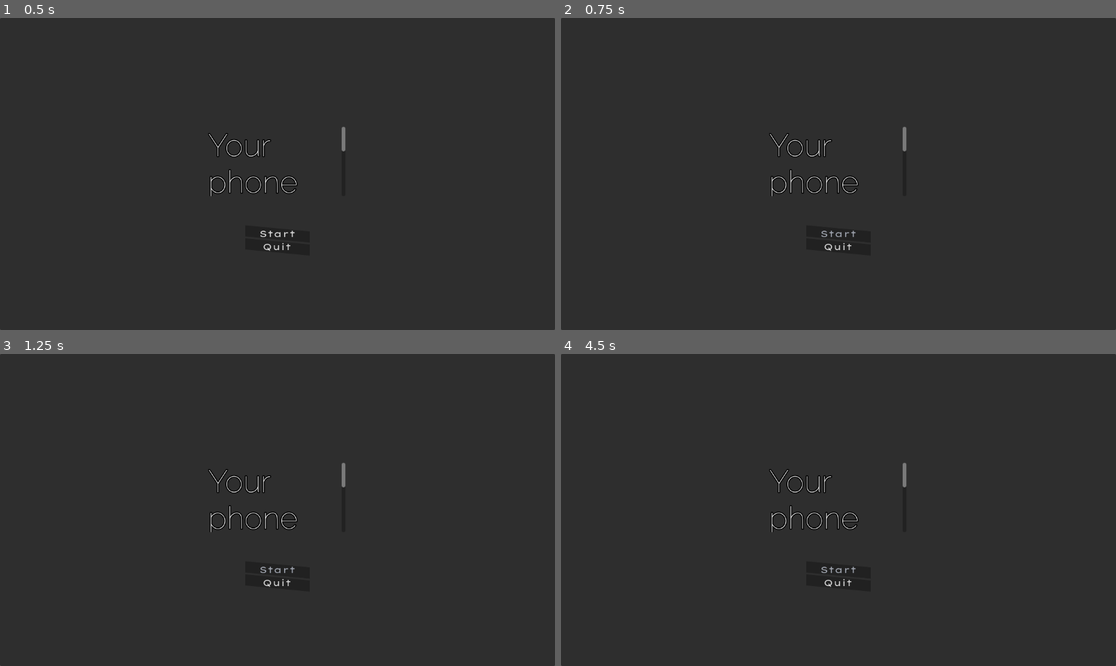
Above: before the commit, frames 1-4 (two rows, left to right).
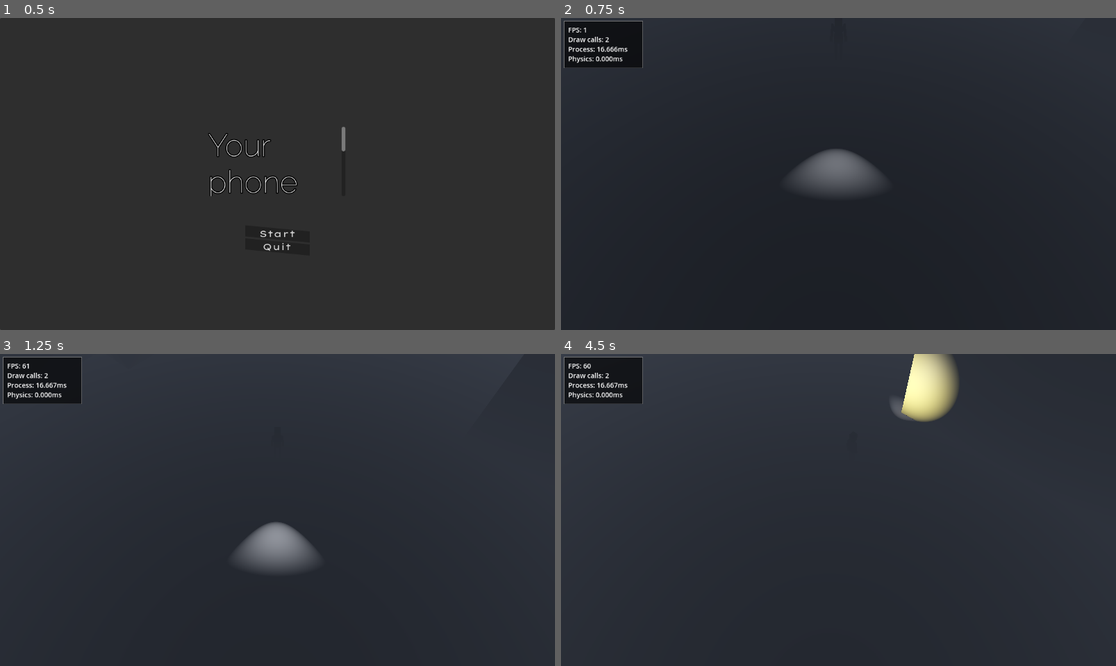
Above: after the commit, the same moments.

Repository: whattheheckman/cppHalloweenJam
Game: Godot game, scene res://ui/winlose/lose.tscn
Two runs of this game, one before a commit and one after it. Both use one fixed random seed, a clock stepped at 60 frames per second and the inputs below. This scene is started directly instead of the project's main scene. A sky picture missing from this copy of the repository is replaced by a grey-blue gradient.
Inputs (mouse positions are in pixels of both pictures, inside the frame that each line leads up to):
- Up to frame 1 (0.5 s): no input
- Up to frame 2 (0.75 s): click "Start" at 0.5 s
- Up to frame 3 (1.25 s): no input
- Up to frame 4 (4.5 s): click (838, 569) at 1.25 s, where only the run before the commit has a clickable "Start"; tap Enter at 2 s; hold D (right) 2.03-2.78 s; hold S (back) 2.78-3.53 s; hold D (right) 3.53-4.28 s; hold W (forward) from 4.28 s (still down)

Frame 1 is identical in both runs. In frame 2, 4.0% of the frame differs, in the area x 0-100%, y 0-100%; in frame 3, 4.4%; in frame 4, 4.7%.

Commit message:
add lose logic

Diff:
--- a/entities/player/scripts/player_base.gd
+++ b/entities/player/scripts/player_base.gd
@@ -18,7 +18,8 @@
 	character_movement(delta)
 	battery_left = ((($Timer.time_left/6000) / 10) * .2)
 	print_debug(battery_left)
-
+	if battery_left <= 0:
+		get_tree().change_scene_to_file("res://ui/winlose/lose.tscn")
 
 func character_movement(delta: float) -> void:
 	# Add the gravity.
--- /dev/null
+++ b/ui/winlose/lose.gd
@@ -0,0 +1,19 @@
+extends Control
+
+
+# Called when the node enters the scene tree for the first time.
+func _ready():
+	pass # Replace with function body.
+
+
+# Called every frame. 'delta' is the elapsed time since the previous frame.
+func _process(delta):
+	pass
+
+
+func _on_start_button_pressed():
+	get_tree().change_scene_to_file("res://levels/suites_level.tscn")
+
+
+func _on_quit_button_pressed():
+	get_tree().quit()
--- a/ui/winlose/lose.tscn
+++ b/ui/winlose/lose.tscn
@@ -1,5 +1,6 @@
-[gd_scene load_steps=2 format=3 uid="uid://5b082piuxqtx"]
+[gd_scene load_steps=3 format=3 uid="uid://5b082piuxqtx"]
 
+[ext_resource type="Script" path="res://ui/winlose/lose.gd" id="1_l0lp3"]
 [ext_resource type="Theme" uid="uid://bclkewcho4rmn" path="res://ui/main_menu/main_menu_theme.tres" id="1_tekbr"]
 
 [node name="Control" type="Control"]
@@ -9,8 +10,10 @@
 anchor_bottom = 1.0
 grow_horizontal = 2
 grow_vertical = 2
+script = ExtResource("1_l0lp3")
 
 [node name="Panel" type="Panel" parent="."]
+layout_mode = 1
 anchors_preset = 15
 anchor_right = 1.0
 anchor_bottom = 1.0
@@ -18,6 +21,7 @@
 grow_vertical = 2
 
 [node name="RichTextLabel" type="RichTextLabel" parent="Panel"]
+layout_mode = 1
 anchors_preset = 8
 anchor_left = 0.5
 anchor_top = 0.5
@@ -36,6 +40,7 @@
 You are [u]lost.[/u]"
 
 [node name="VBoxContainer" type="VBoxContainer" parent="."]
+layout_mode = 1
 anchors_preset = 7
 anchor_left = 0.5
 anchor_top = 1.0
@@ -48,6 +53,7 @@
 grow_vertical = 0
 
 [node name="StartButton" type="Button" parent="VBoxContainer"]
+layout_mode = 2
 offset_right = 134.0
 offset_bottom = 23.0
 focus_neighbor_top = NodePath("../QuitButton")
@@ -55,9 +61,13 @@
 text = "Start"
 
 [node name="QuitButton" type="Button" parent="VBoxContainer"]
+layout_mode = 2
 offset_top = 27.0
 offset_right = 134.0
 offset_bottom = 50.0
 focus_neighbor_bottom = NodePath("../StartButton")
 theme = ExtResource("1_tekbr")
 text = "Quit"
+
+[connection signal="pressed" from="VBoxContainer/StartButton" to="." method="_on_start_button_pressed"]
+[connection signal="pressed" from="VBoxContainer/QuitButton" to="." method="_on_quit_button_pressed"]
